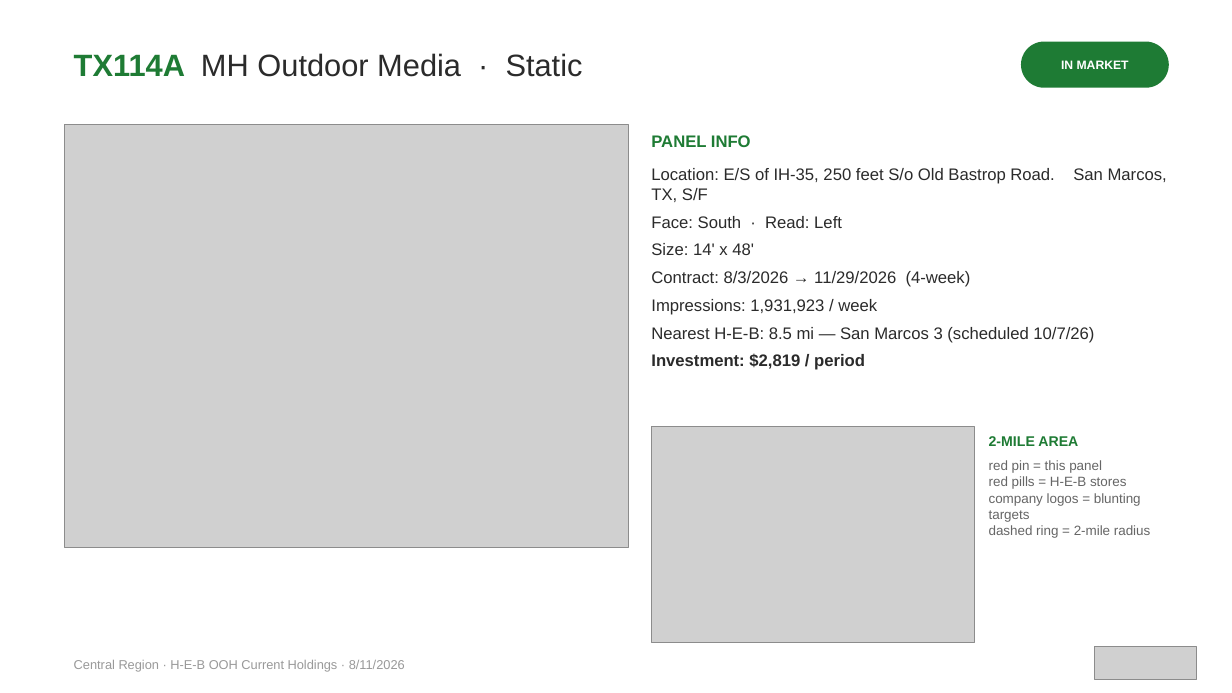
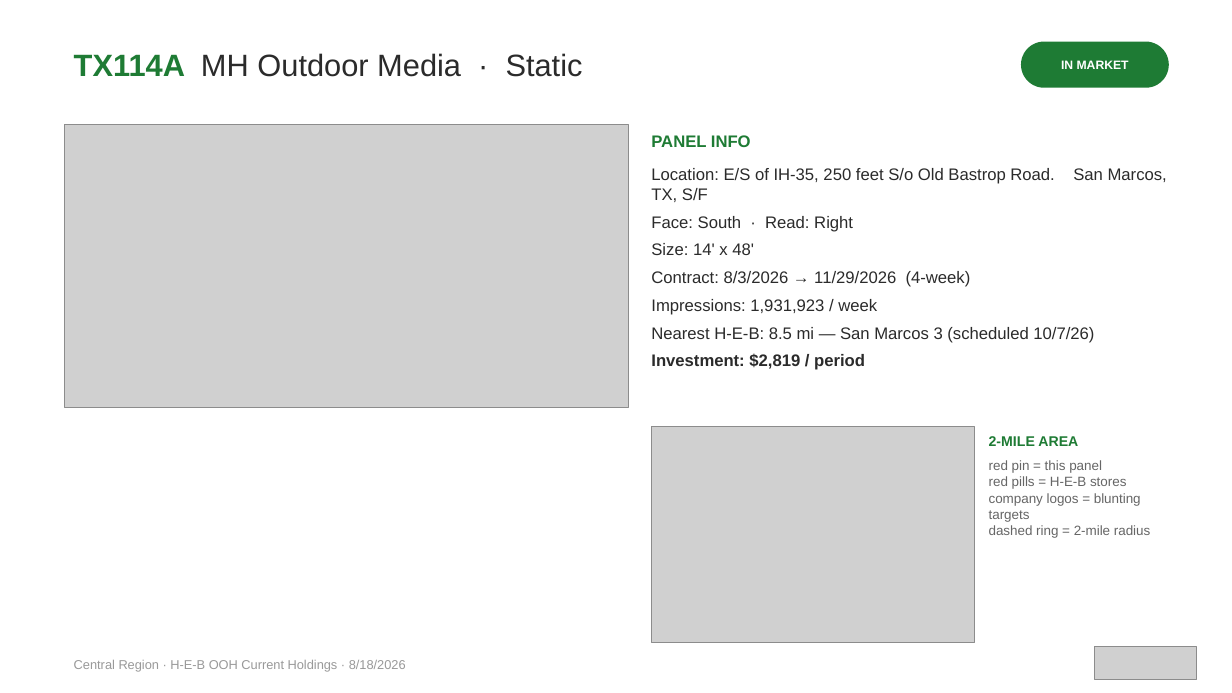
Before and after one commit to willbailes1-glitch/heb-ooh-reviews, a slide deck: slide 4 of region/Central-holdings-deck.pptx. Drawn at 1232x693 pixels with LibreOffice and Linux fonts; fonts in the diff are those of the drawing; grey boxes stand for pictures. Boxes give left, top, right and bottom in pixels: in the first picture for what was removed or moved away, otherwise in the second. Text is boxed around its words. In the diff, an @@ line names an element or a change of style, - is before the commit and + after.

Commit message:
region deck: Central

```diff
--- a/region/Central-holdings-deck.pptx
+++ b/region/Central-holdings-deck.pptx
@@ picture: place and size @@
-picture at [65,125,628,547]
+picture at [65,125,628,408]
@@ text at [651,216,853,232]: text changed @@
-Face: South · Read: Left
+Face: South · Read: Right
@@ text at [74,660,406,672]: text changed @@
-Central Region · H-E-B OOH Current Holdings · 8/11/2026
+Central Region · H-E-B OOH Current Holdings · 8/18/2026
```
Also in this commit, not shown: 28 other slides changed.
